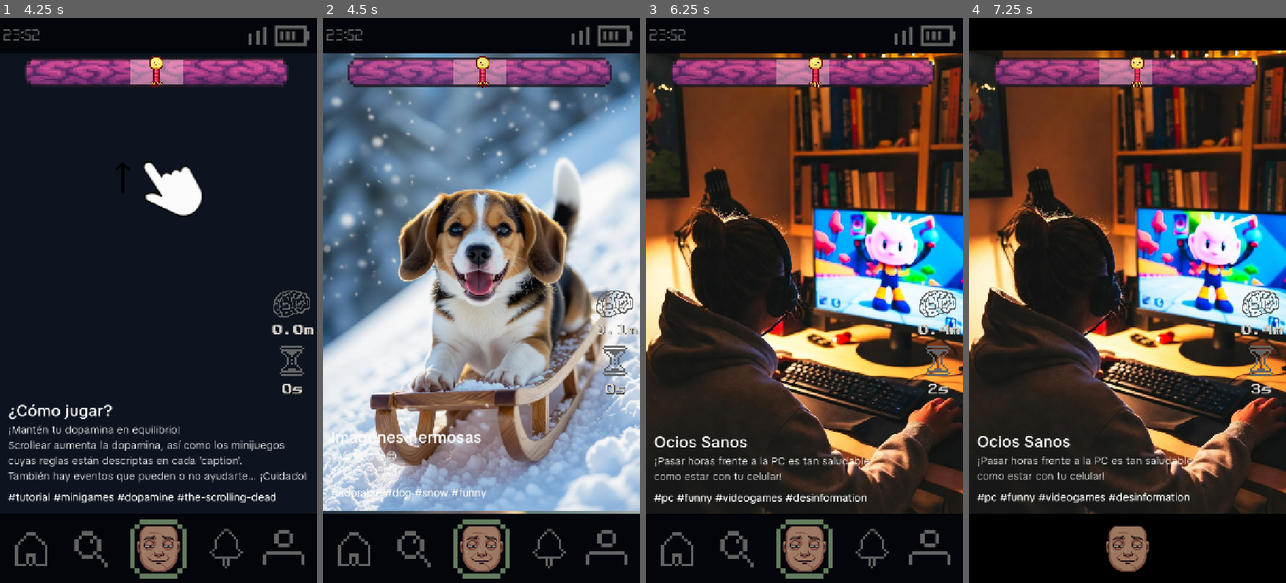
Above: before the commit, frames 1-4 (left to right).
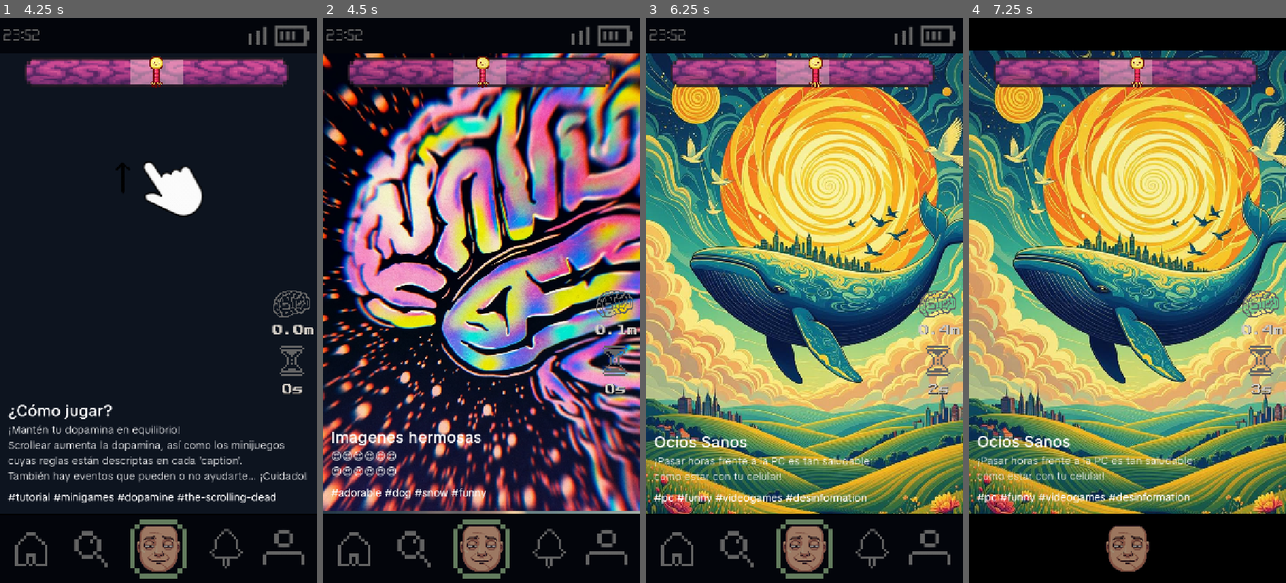
Above: after the commit, the same moments.

Repository: dddaavo/ipv-final-boss-the-scrolling-dead
Game: Godot game, scene res://src/main.tscn
The game is run twice, just before and just after one commit, with the same random seed, the same clock (stepped at 60 frames per second) and the same inputs. Video files are missing from this copy of the repository; at most half a second of black plays in their place. Sound files missing from this copy of the repository are replaced by a short silence.
Inputs (mouse positions are in pixels of both pictures, inside the frame that each line leads up to):
- Up to frame 1 (4.25 s): click "INICIAR JUEGO" at 0.5 s; click "INICIAR JUEGO" at 1.25 s; move the mouse to (228, 272) at 2.02 s; click (228, 272) at 2.17 s; drag from (95, 328) to (142, 413) at 2.77 s; move the mouse to (190, 176) at 3.52 s; click (190, 176) at 3.67 s
- Up to frame 2 (4.5 s): drag from (465, 413) to (386, 215) at 4.27 s
- Up to frame 3 (6.25 s): tap Enter at 5 s; drag from (867, 582) to (820, 300) at 5.02 s; drag from (756, 317) to (902, 221) at 5.77 s
- Up to frame 4 (7.25 s): move the mouse to (1143, 300) at 6.52 s; click (1143, 300) at 6.67 s

Frame 1 is identical in both runs. In frame 2, 75% of the frame differs, in the area x 0-100%, y 6-88%; in frame 3, 76%; in frame 4, 76%, in the area x 0-100%, y 5-88%.

Commit message:
Add random image assignment to screen slider pages
Introduces loading of images from the assets/screenSlider directory and applies a random image to non-minigame TextureRect pages when initializing and preparing next pages. This enhances visual variety for the screen slider component.

Diff:
--- a/the-scrolling-dead/src/core/screens_slider.gd
+++ b/the-scrolling-dead/src/core/screens_slider.gd
@@ -8,8 +8,10 @@
 
 @export var animation_time: float = 0.45
 @export var pages: Control
+const SCREEN_SLIDER_DIR := "res://assets/screenSlider"
 
 @onready var start_game_sound = $StartGame
+var screen_slider_textures: Array[Texture2D] = []
 
 var current_index := 0
 var total_pages := 0
@@ -29,6 +31,8 @@
 	total_pages = pages.get_child_count()
 	_resize_pages()
 	_position_pages_initial()
+	_load_screen_slider_images()
+	_apply_random_image_to_page(pages.get_child(0) if pages.get_child_count() > 0 else null)
 
 func _notification(what: int) -> void:
 	if what == NOTIFICATION_RESIZED:
@@ -44,9 +48,35 @@
 			i += 1
 	pages.size = size * Vector2(1, total_pages)
 
+
+func _load_screen_slider_images():
+	var dir := DirAccess.open(SCREEN_SLIDER_DIR)
+	if not dir:
+		push_warning("No se pudo abrir " + SCREEN_SLIDER_DIR)
+		return
+	for file_name in dir.get_files():
+		var ext := file_name.get_extension().to_lower()
+		if ext in ["png", "jpg", "jpeg", "webp"]:
+			var tex: Texture2D = load(SCREEN_SLIDER_DIR + "/" + file_name)
+			if tex:
+				screen_slider_textures.append(tex)
+
+
+func _apply_random_image_to_page(page: Node):
+	if page == null:
+		return
+	if page.is_in_group("minigame_page"):
+		return
+	if screen_slider_textures.is_empty():
+		return
+	if page is TextureRect:
+		page.texture = screen_slider_textures.pick_random()
+
 func _position_pages_initial() -> void:
 	pages.position = Vector2.ZERO
 	current_index = 0
+	if pages.get_child_count() > 0:
+		_apply_random_image_to_page(pages.get_child(0))
 
 func go_next() -> void:
 	if total_pages == 0 or scrolling:
@@ -70,6 +100,7 @@
 	var last_child := pages.get_child(pages.get_child_count() - 1)
 	var new_page_index := (current_index + 1) % total_pages
 	var next_page := pages.get_child(new_page_index)
+	_apply_random_image_to_page(next_page)
 
 	next_page.position.y = last_child.position.y + size.y
 	_refresh_page(next_page)
